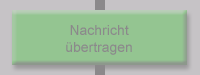
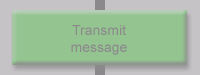
Layers edited between the first and the second 200×75 image:
renamed "Nachricht übertragen" to "Transmit message", painted on it over (x1=66, y1=25, x2=132, y2=55)
